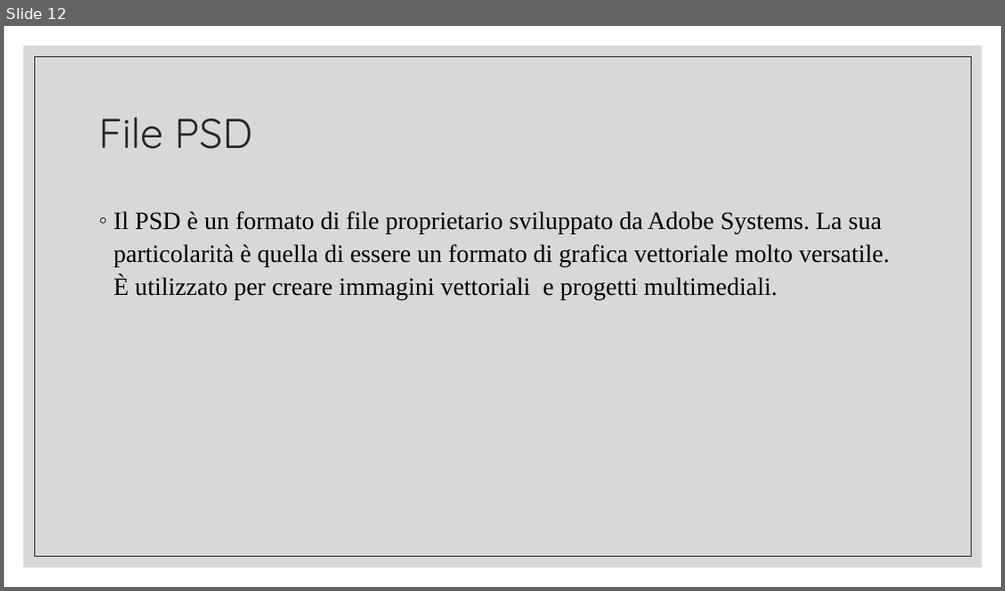
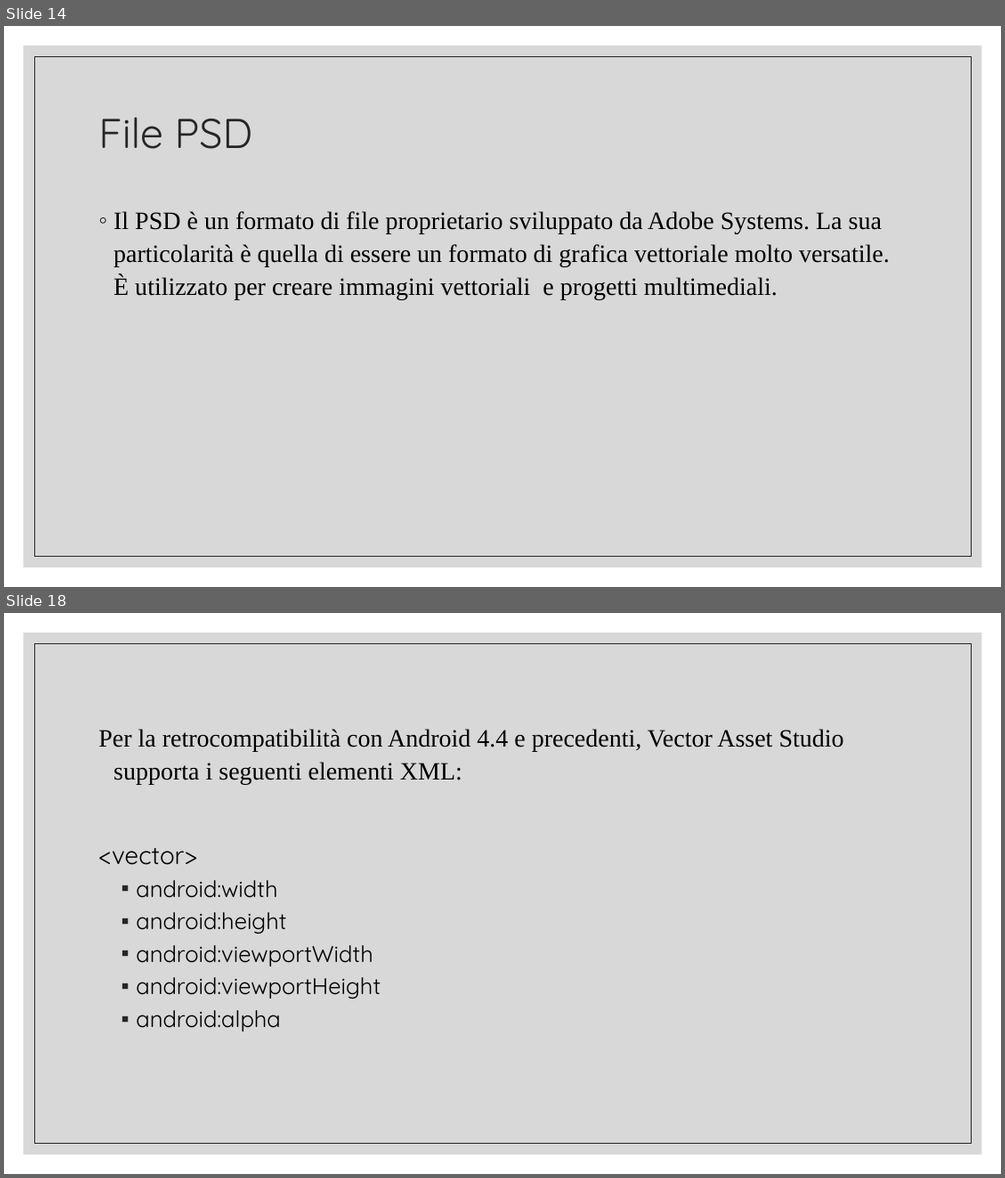
Before and after one commit to tizianotaglienti/Colleghi-Ristretti, a slide deck: Vector asset studio.pptx. Shown one above the other, each under a label of ours: slide 12 before the commit, slides 14 and 18 after it; the slides between them are not shown. The pictures are 1005x591 and 1005x1178 pixels, drawn with LibreOffice and Linux fonts; fonts in the diff are those of the drawing. Boxes give left, top, right and bottom in pixels: in the first picture for what was removed or moved away, otherwise in the second. Text is boxed around its words. In the diff, an @@ line names an element or a change of style, - is before the commit and + after.

```diff
--- a/Vector asset studio.pptx
+++ b/Vector asset studio.pptx
@@ slide 18 added at <box>4,613,1001,1174</box>, background #FFFFFF; not listed: 2 template elements that a slide beside it also shows @@
@@ text added at <box>98,729,844,1031</box>, 24 pt, text #000000 @@
+Per la retrocompatibilità con Android 4.4 e precedenti, Vector Asset Studio supporta i seguenti elementi XML:
+<vector>
+  ▪ android:width
+  ▪ android:height
+  ▪ android:viewportWidth
+  ▪ android:viewportHeight
+  ▪ android:alpha
@@ what was slide 12 is now slide 14 @@
```
Also in this commit, not shown: 4 slides changed, 11 other slides added, 1 other file.
